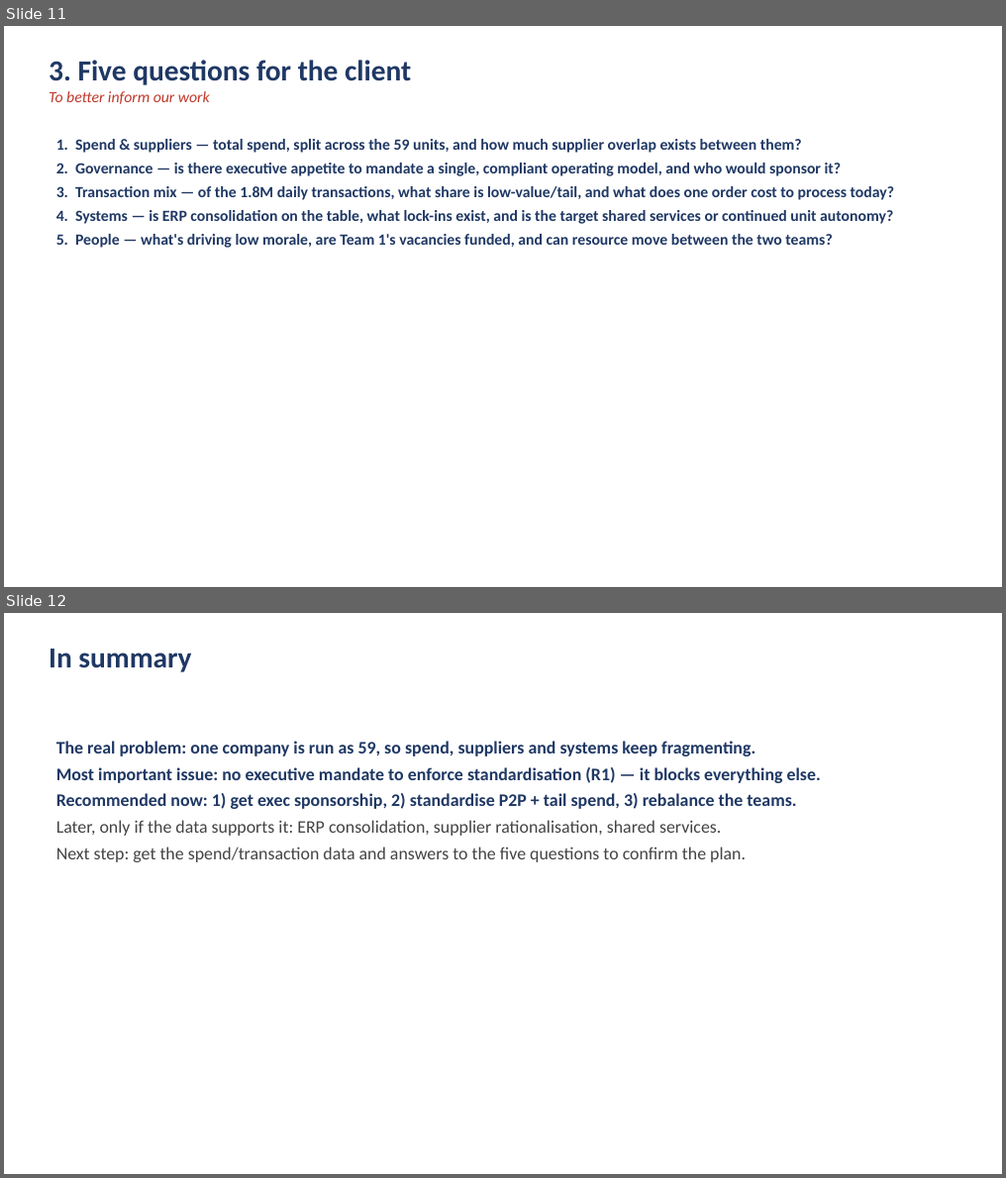
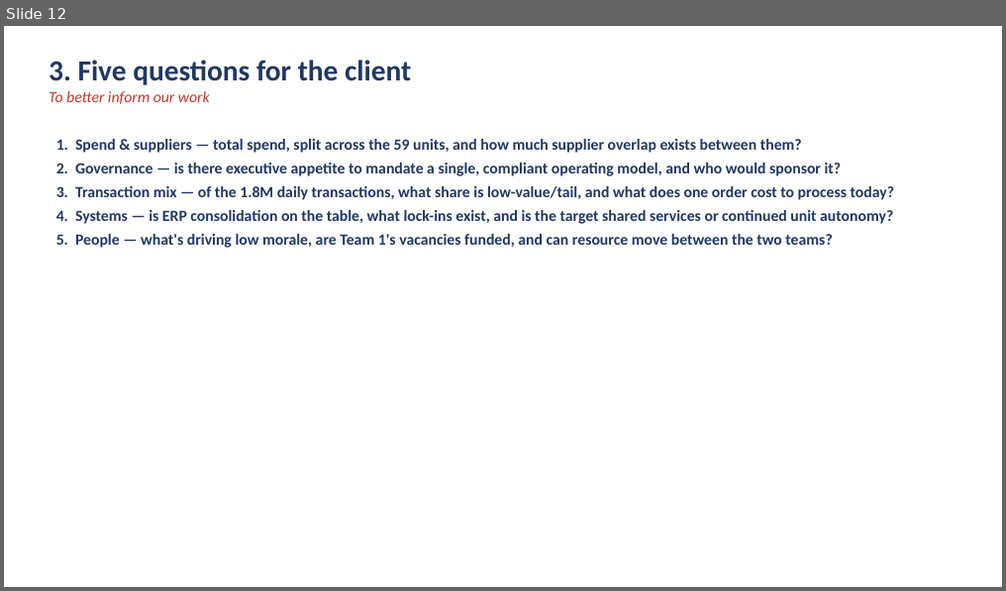
Before and after one commit to DAVIDEJI20/-irri-website, a slide deck: NextTech_Procurement_Analysis.pptx. Shown one above the other, each under a label of ours: slides 11 and 12 before the commit, slide 12 after it. The pictures are 1006x1178 and 1006x591 pixels, drawn with LibreOffice and Linux fonts; fonts in the diff are those of the drawing. Boxes give left, top, right and bottom in pixels: in the first picture for what was removed or moved away, otherwise in the second. Text is boxed around its words. In the diff, an @@ line names an element or a change of style, - is before the commit and + after.

```diff
--- a/NextTech_Procurement_Analysis.pptx
+++ b/NextTech_Procurement_Analysis.pptx
@@ slide 12 removed at (x1=4, y1=613, x2=1002, y2=1174), background #FFFFFF @@
@@ text removed at (x1=49, y1=649, x2=191, y2=672) @@
-In summary
@@ text removed at (x1=56, y1=741, x2=821, y2=862) @@
-The real problem: one company is run as 59, so spend, suppliers and systems keep fragmenting.
-Most important issue: no executive mandate to enforce standardisation (R1) — it blocks everything else.
-Recommended now: 1) get exec sponsorship, 2) standardise P2P + tail spend, 3) rebalance the teams.
-Later, only if the data supports it: ERP consolidation, supplier rationalisation, shared services.
-Next step: get the spend/transaction data and answers to the five questions to confirm the plan.
@@ what was slide 11 is now slide 12 @@
```
Also in this commit, not shown: 1 slide changed, 1 slide added, 1 other file.
